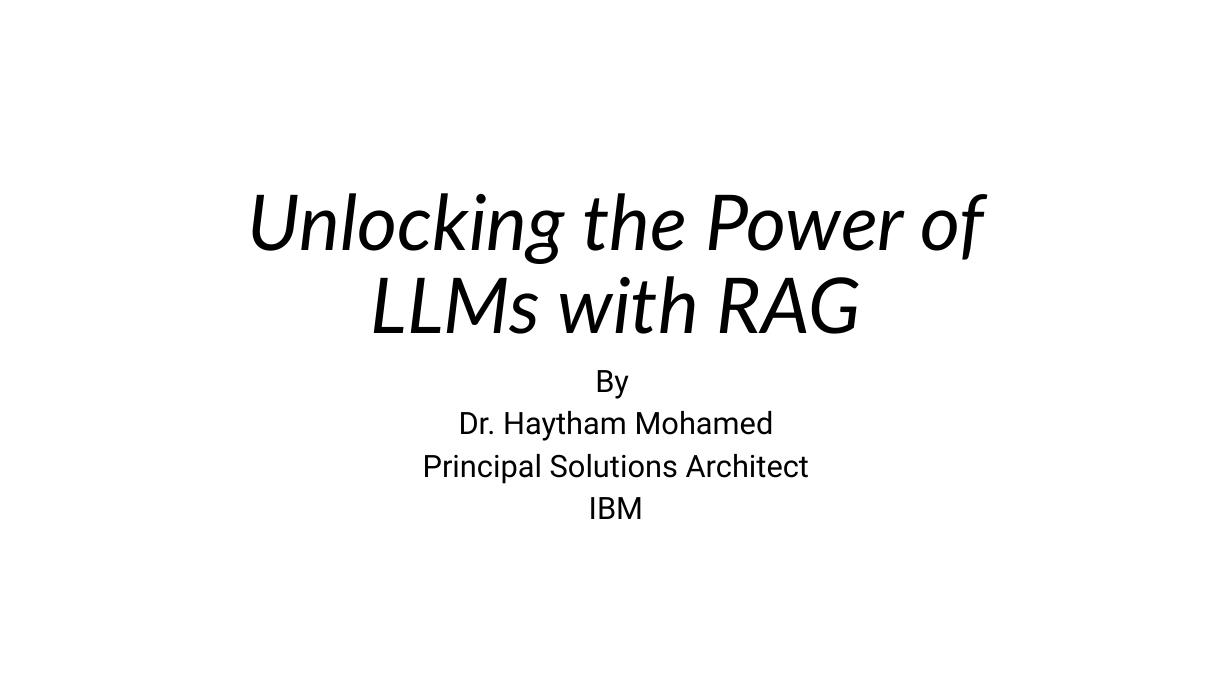
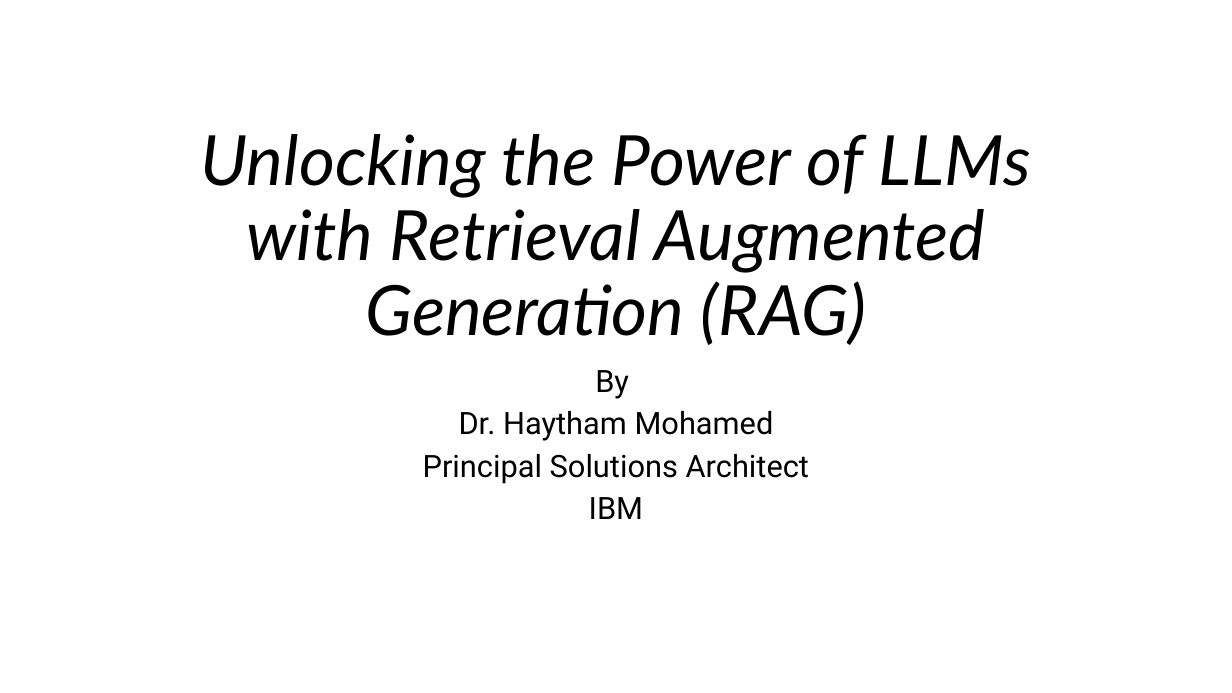
Before and after one commit to Haybu/NCU_CISCON_Conference_2024, a slide deck: slide 1 of wxai-conference_workshop_light.pptx. Drawn at 1232x693 pixels with LibreOffice and Linux fonts; fonts in the diff are those of the drawing. Boxes give left, top, right and bottom in pixels: in the first picture for what was removed or moved away, otherwise in the second. Text is boxed around its words. In the diff, an @@ line names an element or a change of style, - is before the commit and + after.

```diff
--- a/wxai-conference_workshop_light.pptx
+++ b/wxai-conference_workshop_light.pptx
@@ title at [200, 134, 1031, 345]: text changed; size 60 to 54 pt @@
-Unlocking the Power of LLMs with RAG
+Unlocking the Power of LLMs with Retrieval Augmented Generation (RAG)
```
Also in this commit, not shown: 8 other slides changed, 2 other files.
